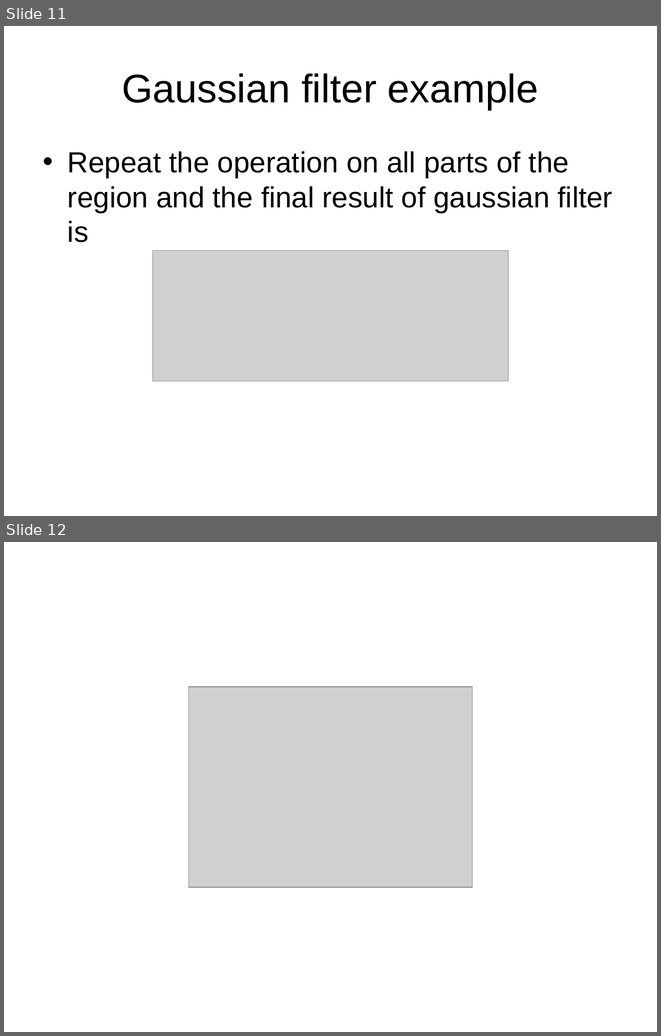
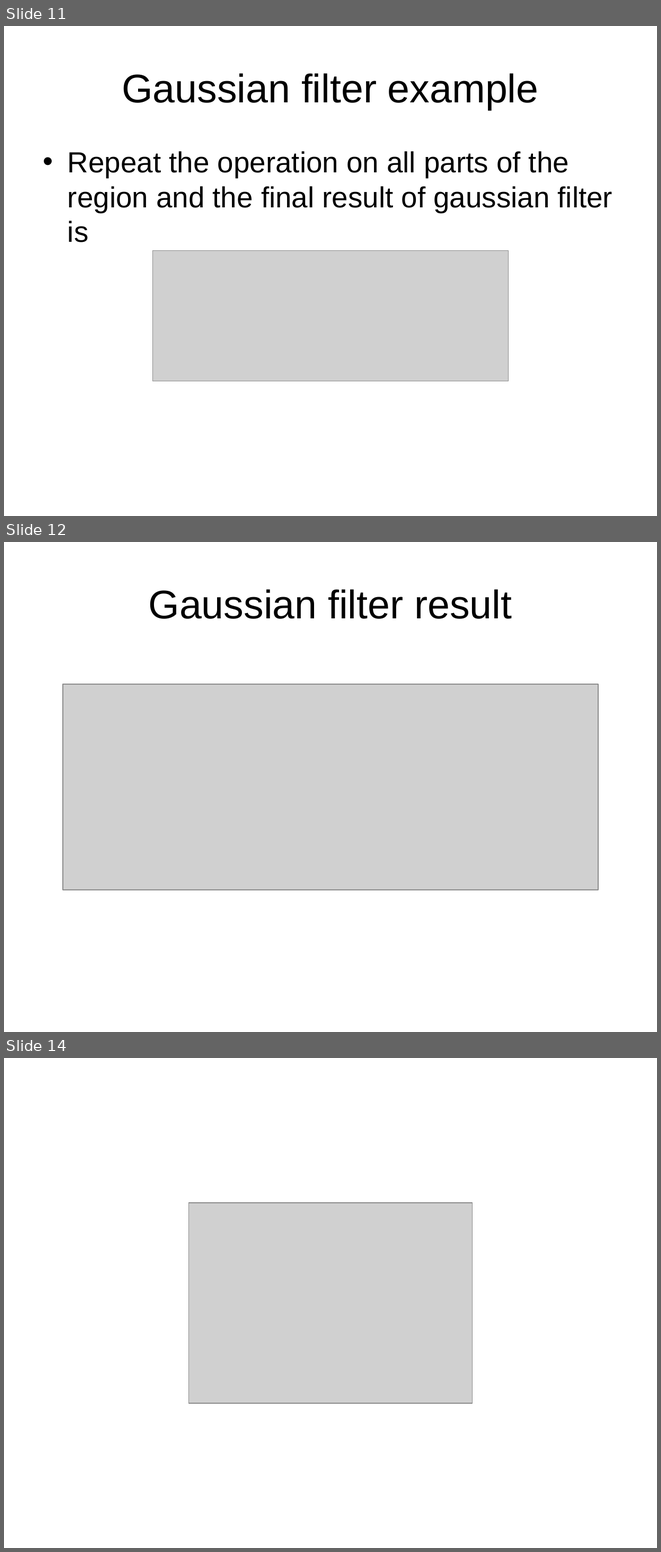
Before and after one commit to Professor93M/Gaussian_Filter_Matlab, a slide deck: Gaussian filter.ppt. Shown one above the other, each under a label of ours: slides 11 and 12 before the commit, slides 11, 12 and 14 after it; the slides between them are not shown. The pictures are 661x1036 and 661x1552 pixels, drawn with LibreOffice and Linux fonts; fonts in the diff are those of the drawing; grey boxes stand for pictures; background and template pictures are left out. Boxes give left, top, right and bottom in pixels: in the first picture for what was removed or moved away, otherwise in the second. Text is boxed around its words. In the diff, an @@ line names an element or a change of style, - is before the commit and + after.

```diff
--- a/Gaussian filter.ppt
+++ b/Gaussian filter.ppt
@@ slide 12 added at (4, 542, 657, 1032), background picture (left out) @@
@@ title added at (149, 589, 512, 619), 44 pt, text #000000 @@
+Gaussian filter result
@@ picture added at (63, 685, 598, 890) @@
@@ what was slide 12 is now slide 14 @@
```
Also in this commit, not shown: 1 other slide added.
